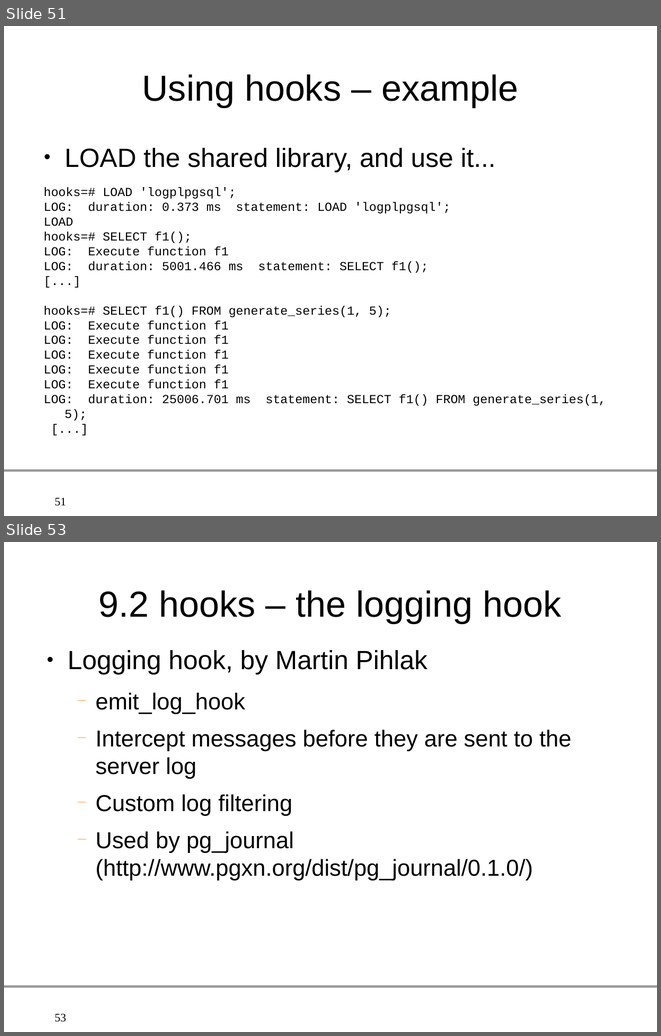
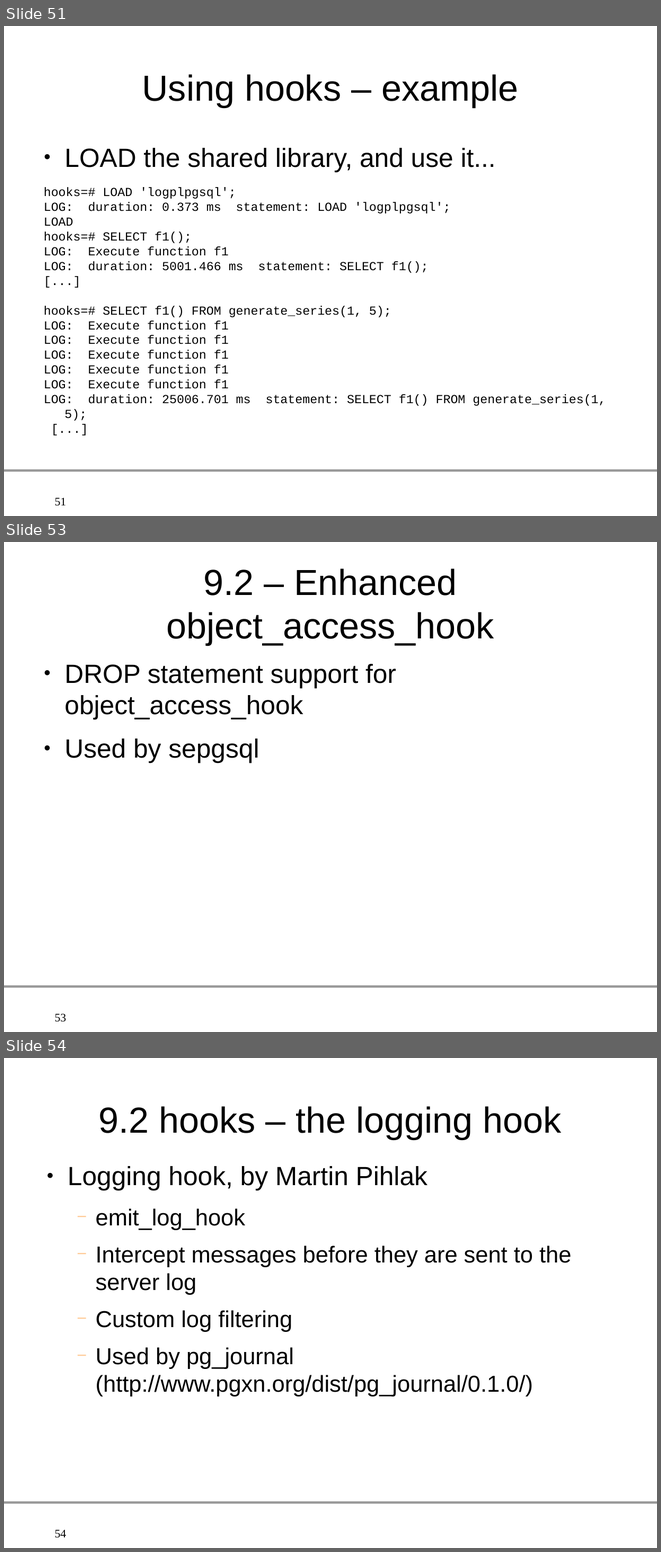
Before and after one commit to gleu/Hooks-in-PostgreSQL, a slide deck: hooks_in_postgresql.odp. Shown one above the other, each under a label of ours: slides 51 and 53 before the commit, slides 51, 53 and 54 after it; the slides between them are not shown. The pictures are 661x1036 and 661x1552 pixels, drawn with LibreOffice and Linux fonts; fonts in the diff are those of the drawing; background and template pictures are left out. Boxes give left, top, right and bottom in pixels: in the first picture for what was removed or moved away, otherwise in the second. Text is boxed around its words. In the diff, an @@ line names an element or a change of style, - is before the commit and + after.

```diff
--- a/hooks_in_postgresql.odp
+++ b/hooks_in_postgresql.odp
@@ slide 53 added at [4,542,657,1032], background #FFFFFF; not listed: 2 template elements that a slide beside it also shows @@
@@ title added at [166,568,494,645], 44 pt, text #000000 @@
+9.2 – Enhanced object_access_hook
@@ text added at [64,664,396,762], 32 pt, text #000000 @@
+● DROP statement support for object_access_hook
+● Used by sepgsql
@@ what was slide 53 is now slide 54 @@
@@ page number at [55,1530,67,1538]: text changed @@
-53
+54
```
Also in this commit, not shown: 2 slides changed.
